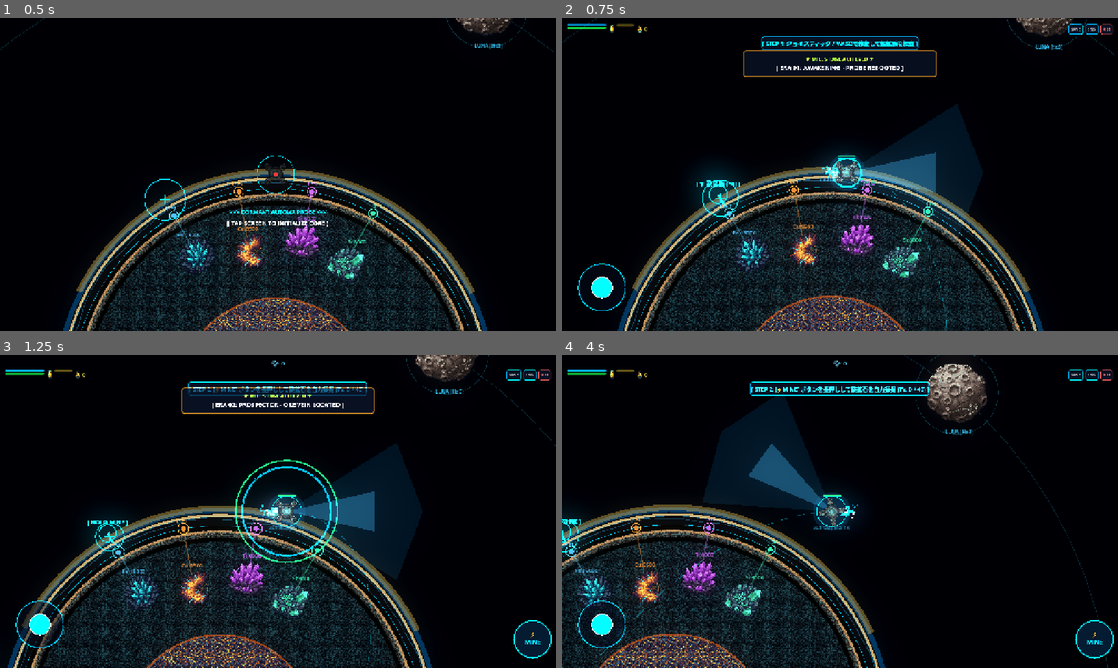
Above: before the commit, frames 1-4 (two rows, left to right).
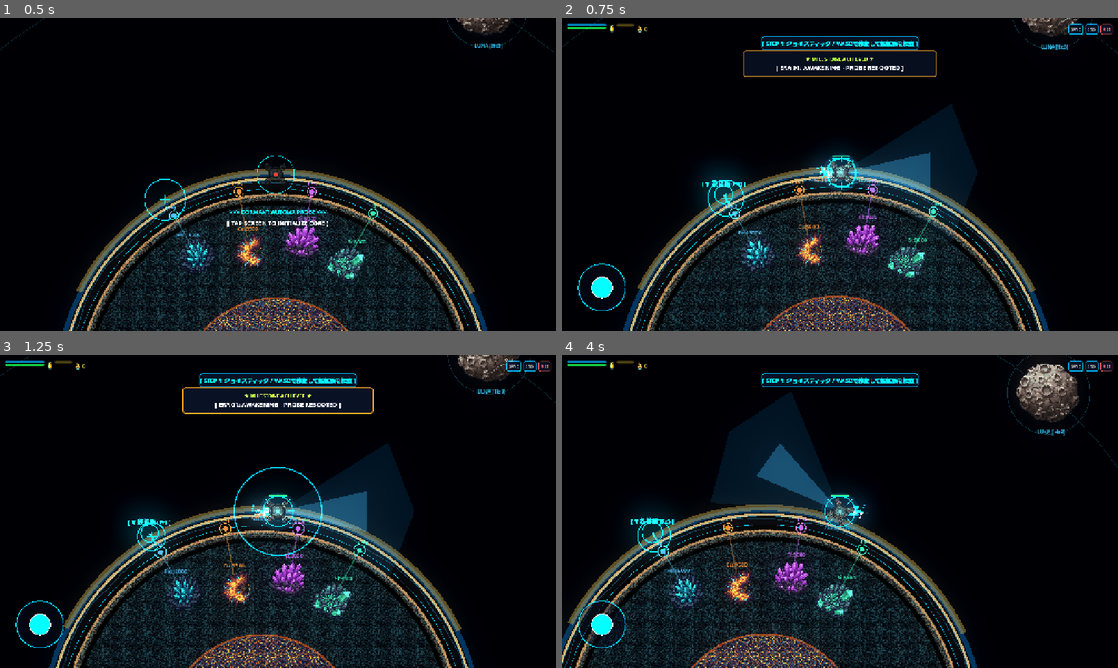
Above: after the commit, the same moments.

Repository: wak-shogo/ReplicaAutomata-
Game: Godot game, scene res://scenes/main.tscn
Same seed, same stepped clock (60 frames per second), same inputs: the game is played once before the commit and once after it.
Inputs (mouse positions are in pixels of both pictures, inside the frame that each line leads up to):
- Up to frame 1 (0.5 s): no input
- Up to frame 2 (0.75 s): tap Enter at 0.5 s; move the mouse to (962, 158) at 0.52 s; hold D from 0.53 s (still down); hold Shift from 0.53 s (still down); click (962, 158) at 0.67 s
- Up to frame 3 (1.25 s): keep holding D; keep holding Shift; tap Space at 0.77, 1.07 s; tap C at 0.8 s
- Up to frame 4 (4 s): release D at 1.25 s; release Shift at 1.25 s; drag from (728, 527) to (812, 574) at 1.27 s; move the mouse to (895, 442) at 2.02 s; hold D 2.03-2.75 s; hold Space 2.03-2.75 s; tap R at 2.1 s; drag from (812, 574) to (673, 464) at 2.77 s; move the mouse to (1006, 558) at 3.52 s; hold A from 3.53 s (still down); hold Shift from 3.53 s (still down); tap Space at 3.77 s; tap C at 3.8 s

Frame 1 is identical in both runs. In frame 2, 18% of the frame differs, in the area x 0-100%, y 0-100%; in frame 3, 23%; in frame 4, 30%.

Commit message:
feat: enhance keybindings with R for replication and Space for immediate brake

Diff:
--- a/scripts/entities/player.gd
+++ b/scripts/entities/player.gd
@@ -144,15 +144,16 @@
 		# 大気圏・低空探査領域判定（高度 350px 未満）
 		var in_atmosphere: bool = (alt < 350.0)
 
+		var is_brake_key = Input.is_key_pressed(KEY_SHIFT) or Input.is_key_pressed(KEY_C) or Input.is_key_pressed(KEY_SPACE) or Input.is_joy_button_pressed(0, JOY_BUTTON_B) or touch_braking_active
+
 		if not in_atmosphere:
 			# 深宇宙空間（高度 350px 以上）：完全な等速直線運動（無抵抗慣性）＆万有引力軌道運動 + スラスター推力 + 手動ブレーキ
-			var is_brake_key = Input.is_key_pressed(KEY_SHIFT) or Input.is_key_pressed(KEY_C) or Input.is_joy_button_pressed(0, JOY_BUTTON_B) or touch_braking_active
 			is_inertial_braking = is_brake_key
 			thrusting_dir = input_vec.normalized()
 
 			if is_inertial_braking:
-				# 手動操作による緊急アクティブ逆噴射ブレーキ (Shift / C / Joypad B / スマホブレーキ)
-				velocity = velocity.move_toward(Vector2.ZERO, 480.0 * delta)
+				# 手動操作による緊急アクティブ逆噴射ブレーキ (Shift / Space / C / Joypad B / スマホブレーキ)
+				velocity = velocity.move_toward(Vector2.ZERO, 540.0 * delta)
 				velocity += g_acc * delta
 			elif input_vec.length_squared() > 0.01:
 				var cur_thrust = thrust_accel + float(GameState.attached_drones) * 35.0
@@ -162,10 +163,12 @@
 				velocity += g_acc * delta
 		else:
 			# 大気圏・地表低空領域：強力オートスタビライザー（指を離せばピタッと静止して通り過ぎない）
-			is_inertial_braking = false
+			is_inertial_braking = is_brake_key
 			thrusting_dir = input_vec.normalized()
 
-			if input_vec.length_squared() > 0.01:
+			if is_brake_key:
+				velocity = velocity.move_toward(Vector2.ZERO, 950.0 * delta)
+			elif input_vec.length_squared() > 0.01:
 				var analog_mag = clampf(input_vec.length(), 0.0, 1.0)
 				var eased_mag = pow(analog_mag, 1.6) # 微小入力でのミリ単位精密微調整イージング
 				velocity = velocity.lerp(input_vec.normalized() * (target_cruise_speed * eased_mag), delta * 12.0)
--- a/scripts/ui/hud.gd
+++ b/scripts/ui/hud.gd
@@ -251,6 +251,9 @@
 		elif event.keycode == KEY_8: _select_tool_by_id("solar")
 		elif event.keycode == KEY_9: _select_tool_by_id("geothermal")
 		elif event.keycode == KEY_0: _select_tool_by_id("demolish")
+		elif event.keycode == KEY_R:
+			if GameState.attach_drone():
+				AudioSynth.play_synth("build")
 
 func toggle_build_mode() -> void:
 	if not grid_manager: return
Not shown, changed: docs/index.pck
